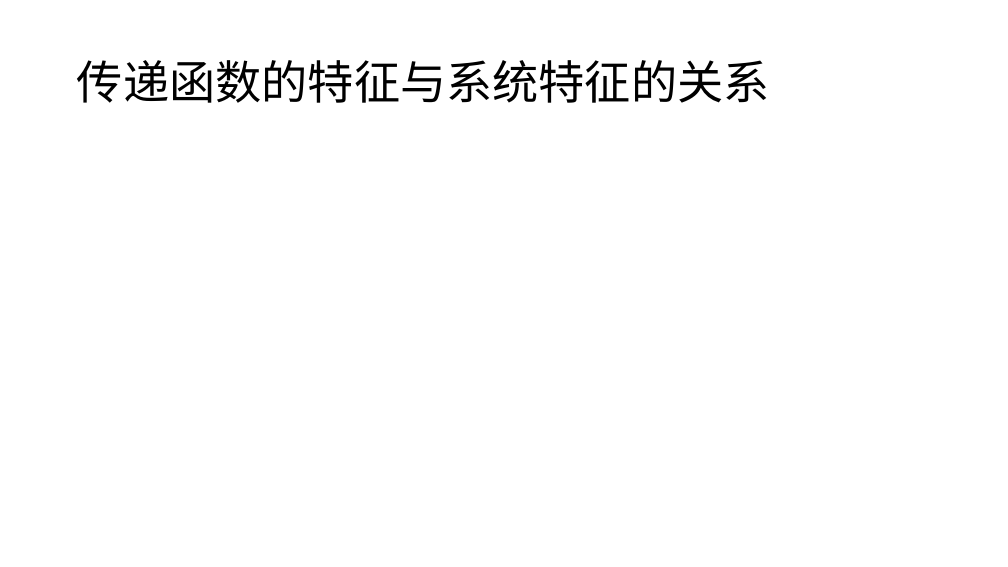
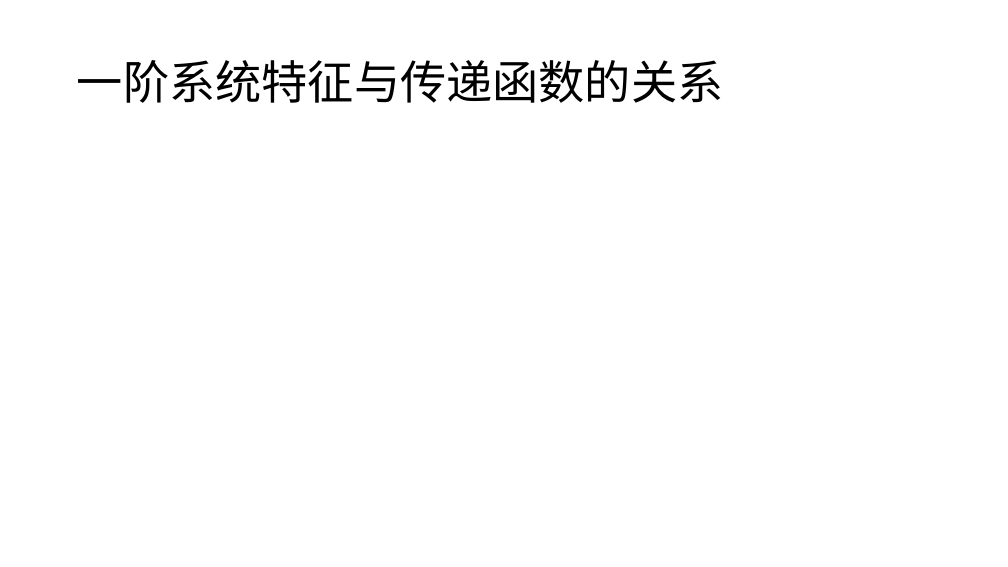
Before and after one commit to JLU-Robomaster-Embedded/embedded_tutorial, a slide deck: slide 17 of 4_控制器设计.pptx. Drawn at 1008x567 pixels with LibreOffice and Linux fonts; fonts in the diff are those of the drawing; grey boxes stand for pictures. Boxes give left, top, right and bottom in pixels: in the first picture for what was removed or moved away, otherwise in the second. Text is boxed around its words. In the diff, an @@ line names an element or a change of style, - is before the commit and + after.

```diff
--- a/4_控制器设计.pptx
+++ b/4_控制器设计.pptx
@@ title at [77,60,724,103]: text changed @@
-传递函数的特征与系统特征的关系
+一阶系统特征与传递函数的关系
```
Also in this commit, not shown: 8 other slides changed, 19 slides added, 6 slides removed.
